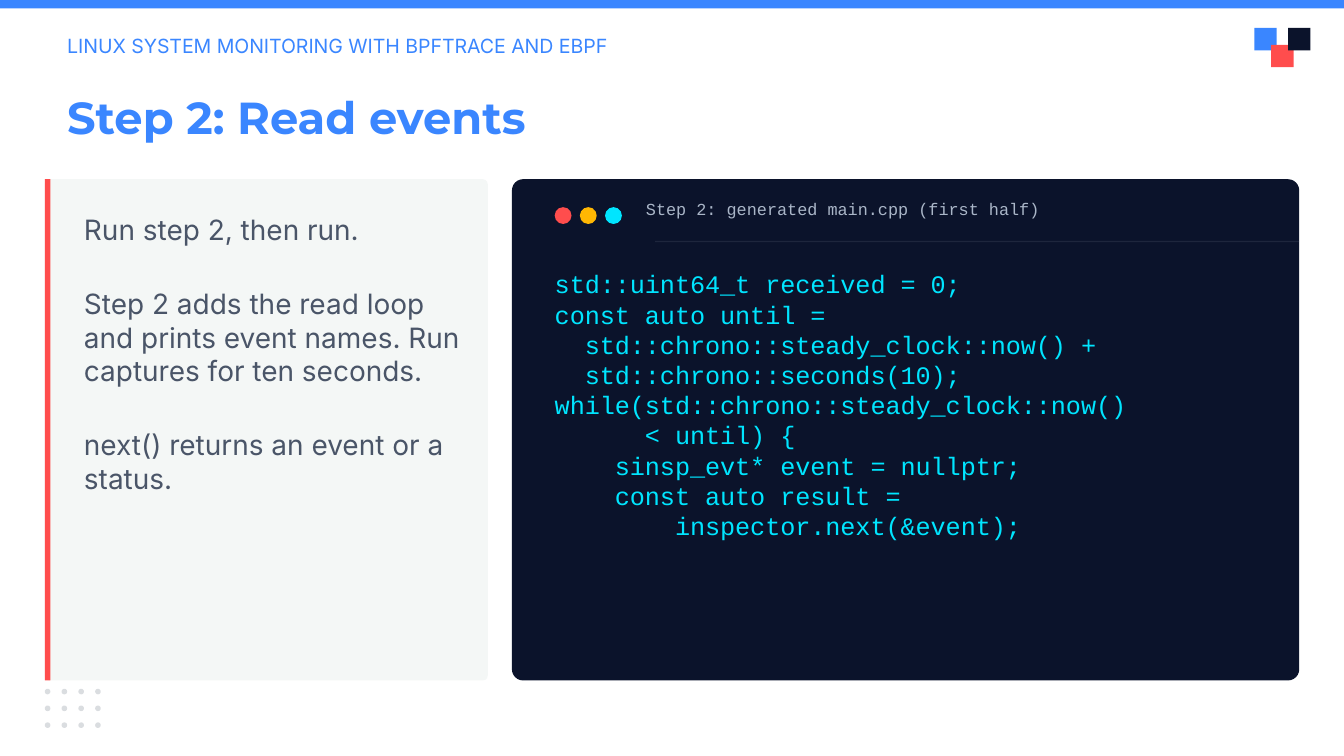
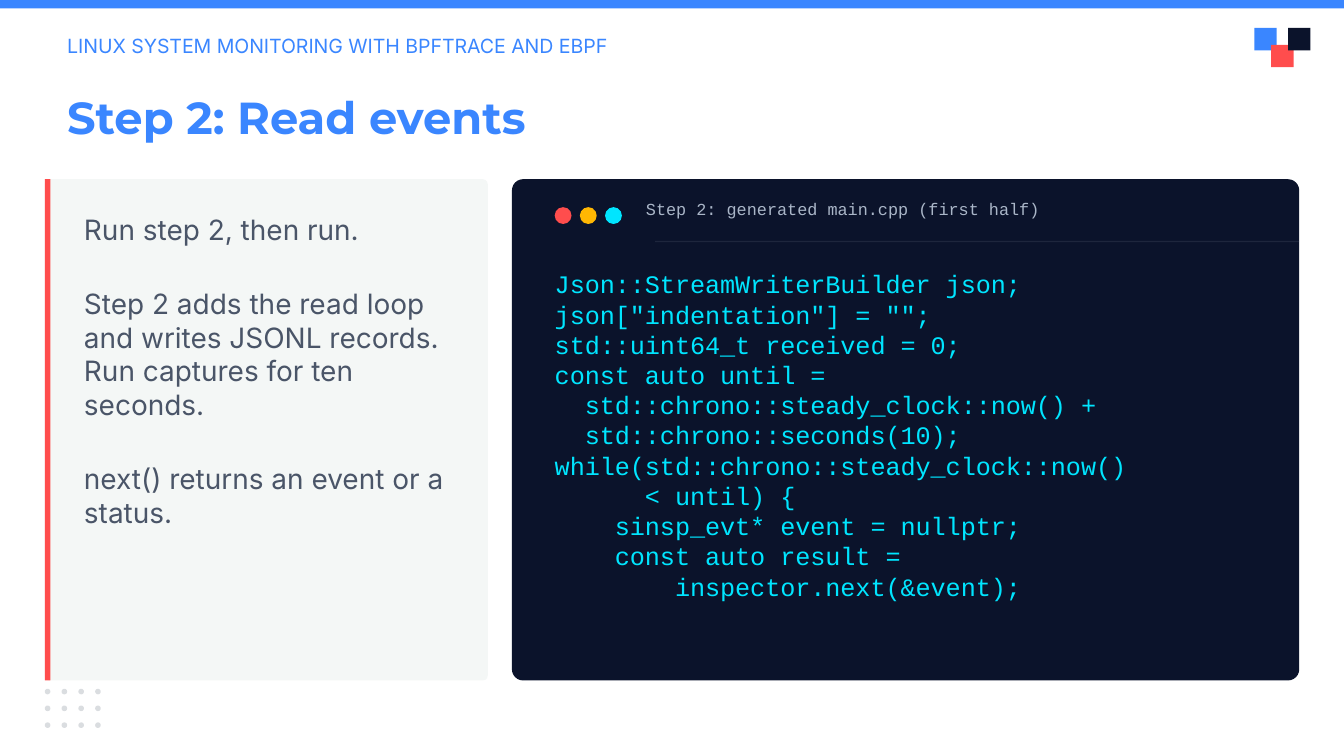
Before and after one commit to julianshalaby-perj/falco-libs-workshop, a slide deck: slide 9 of presentation/falco-libs-intro.pptx. Drawn at 1344x756 pixels with LibreOffice and Linux fonts; fonts in the diff are those of the drawing; background and template pictures are left out. Boxes give left, top, right and bottom in pixels: in the first picture for what was removed or moved away, otherwise in the second. Text is boxed around its words. In the diff, an @@ line names an element or a change of style, - is before the commit and + after.

Commit message:
Teach JSONL capture with separate per-run status logs

```diff
--- a/presentation/falco-libs-intro.pptx
+++ b/presentation/falco-libs-intro.pptx
@@ text at (x1=84, y1=293, x2=438, y2=416): text changed @@
-Step 2 adds the read loop and prints event names. Run captures for ten seconds.
+Step 2 adds the read loop and writes JSONL records. Run captures for ten seconds.
@@ text at (x1=555, y1=275, x2=1021, y2=330): paragraphs added @@
+Json::StreamWriterBuilder json;
+json["indentation"] = "";
```
Also in this commit, not shown: 6 other slides changed.
